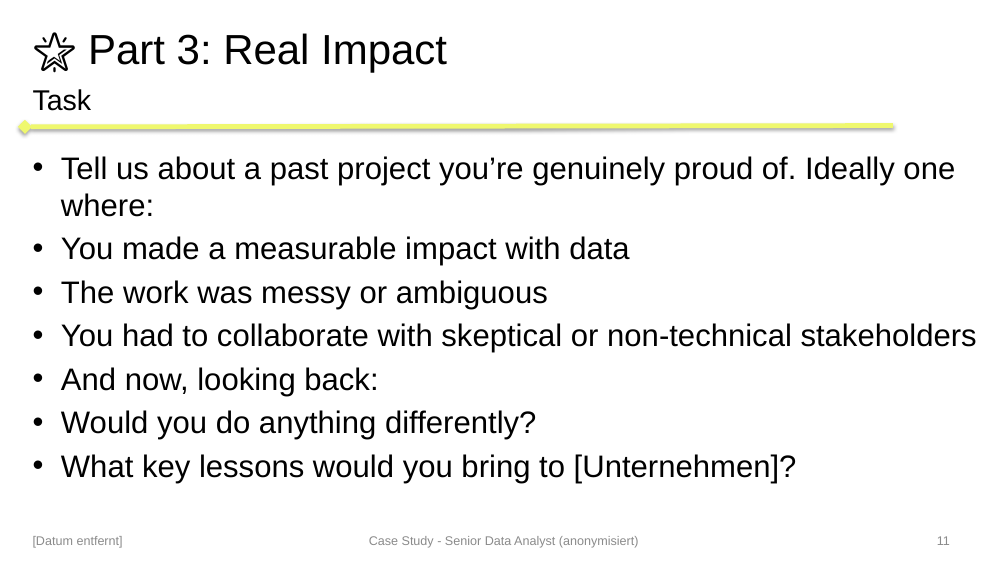
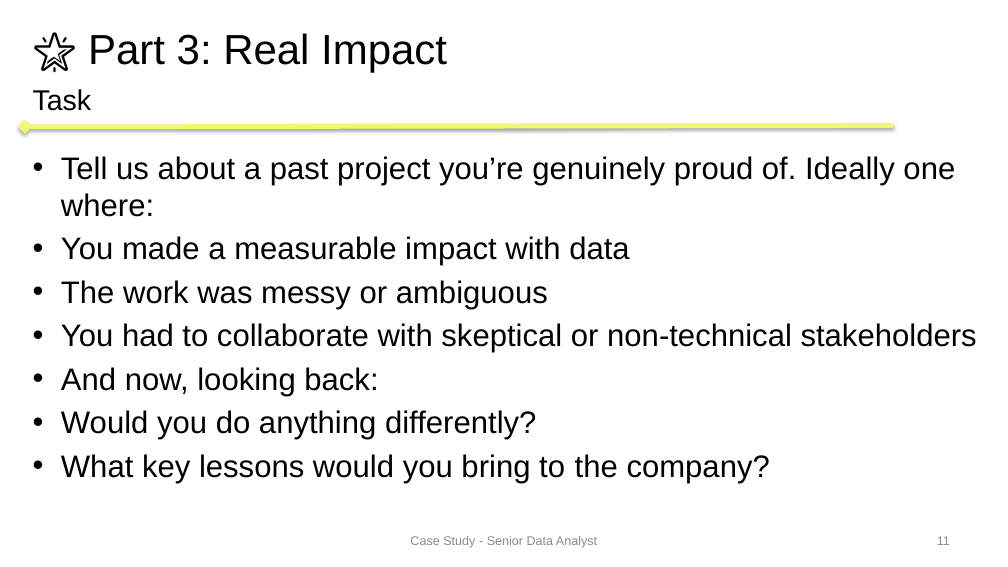
Before and after one commit to jana212/portfolio, a slide deck: slide 11 of showcases/sales_insights/assets/sales_insight_case_study_anonymized.pptx. Drawn at 1008x567 pixels with LibreOffice and Linux fonts; fonts in the diff are those of the drawing; background and template pictures are left out. Boxes give left, top, right and bottom in pixels: in the first picture for what was removed or moved away, otherwise in the second. Text is boxed around its words. In the diff, an @@ line names an element or a change of style, - is before the commit and + after.

```diff
--- a/showcases/sales_insights/assets/sales_insight_case_study_anonymized.pptx
+++ b/showcases/sales_insights/assets/sales_insight_case_study_anonymized.pptx
@@ text at <box>61,454,770,483</box>: text changed @@
-• What key lessons would you bring to [Unternehmen]?
+• What key lessons would you bring to the company?
@@ text removed at <box>33,536,123,548</box> @@
-[Datum entfernt]
@@ text at <box>410,536,597,548</box>: text changed @@
-Case Study - Senior Data Analyst (anonymisiert)
+Case Study - Senior Data Analyst
```
Also in this commit, not shown: 13 other slides changed, 1 other file.
